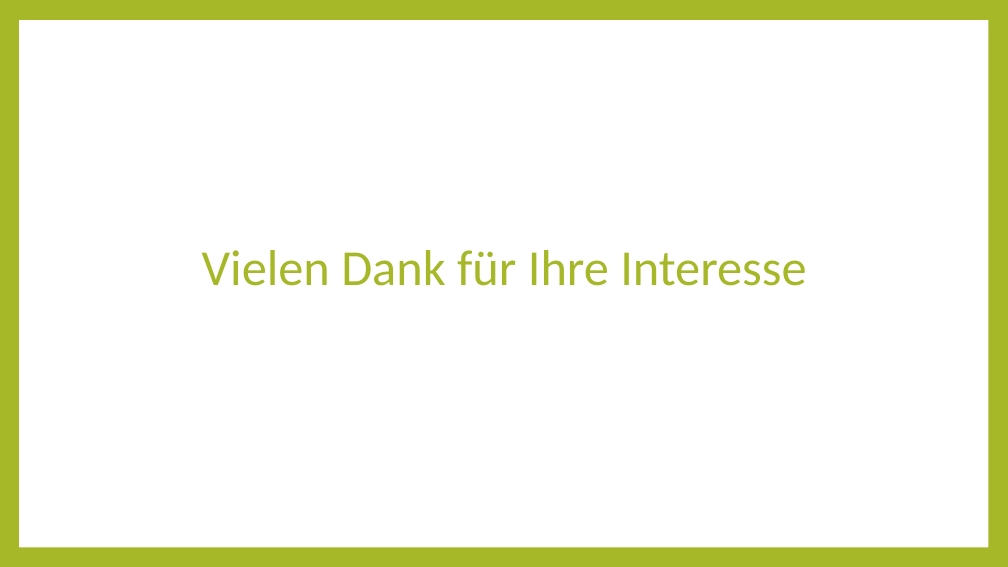
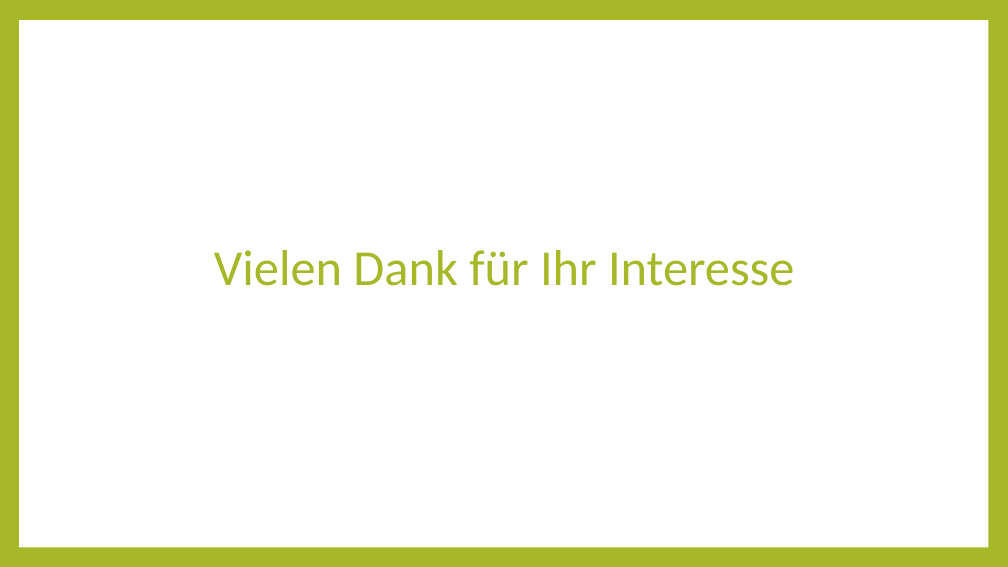
Before and after one commit to SalihColak/Cooking-Consultant, a slide deck: slide 15 of docs/prototyp.pptx. Drawn at 1008x567 pixels with LibreOffice and Linux fonts; fonts in the diff are those of the drawing. Boxes give left, top, right and bottom in pixels: in the first picture for what was removed or moved away, otherwise in the second. Text is boxed around its words. In the diff, an @@ line names an element or a change of style, - is before the commit and + after.

Commit message:
kleine Korrektur

```diff
--- a/docs/prototyp.pptx
+++ b/docs/prototyp.pptx
@@ text at (214, 250, 794, 286): text changed @@
-Vielen Dank für Ihre Interesse
+Vielen Dank für Ihr Interesse
```
